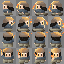
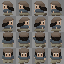
Layers edited between the first and the second 64×64 image:
hid "AttackWithTorch" over [0, 1, 64, 64]
showed "AttackBare" over [2, 1, 62, 64]
